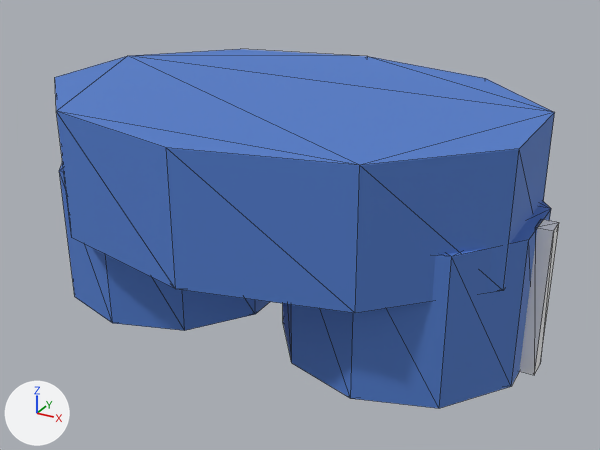
A saved change to the glTF model assets/models/character/cosmetics/pants_pe_shorts.glb.
Both versions are drawn from a 50 mm camera at (0.376, -0.656, 0.818) aimed at (0.016, -0.003, 0.492). The lights are fixed; the arrows at lower left show +X, +Y and +Z. The older version comes first. Mesh edges are drawn as thin lines. Vertices at exactly the same position are counted once.

In view in the first picture: 'LegL', 'LegR', 'Torso'.
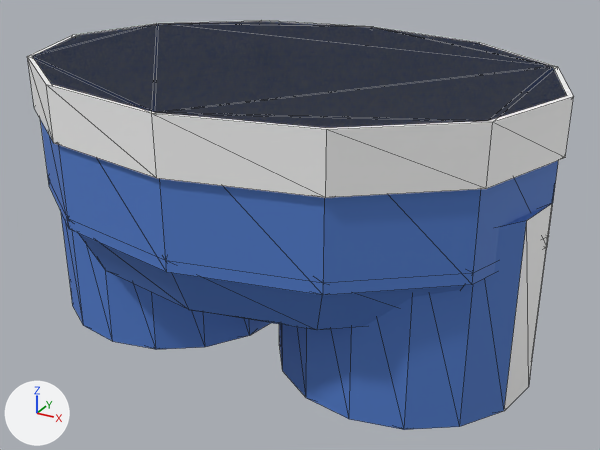
Boxes (x1, y1, x2, y2) around the edits, measured in the pictures (600 x 450 px):
'Torso', reshaped (9% wider, 17% taller): before (55, 49, 555, 313); after (27, 21, 573, 330)
'LegR', reshaped (10% taller): before (283, 201, 559, 408); after (279, 203, 553, 430)
'LegL', reshaped: before (59, 163, 270, 331); after (61, 213, 270, 349)
part 3 of me_legr, rebuilt (10% taller): before (283, 201, 551, 408); after (279, 203, 553, 430)
part 4 of me_legr, deleted: before (520, 219, 559, 375)

The change in detail:
me_torso is used by ob_torso; location (0.0, 0.0, 0.55).
me_torso had 20 vertices, 36 faces and spanned x -0.233..0.233, y -0.181..0.181, z -0.05..0.07.
me_torso now has 110 vertices, 208 faces and spans x -0.257..0.257, y -0.195..0.195, z -0.133..0.1.
me_torso part 1: 20 vertices removed from x -0.233..0.233, y -0.181..0.181, z -0.05..0.07; 110 vertices added at x -0.257..0.257, y -0.195..0.195, z -0.133..0.1.
me_torso gains material mat_stripewhite (white #f9f9f9).
me_legl is used by ob_legl; location (-0.13, 0.0, 0.55).
me_legl had 28 vertices, 48 faces and spanned x -0.127..0.114, y -0.12..0.12, z -0.15..-0.01.
me_legl now has 32 vertices, 60 faces and spans x -0.122..0.122, y -0.122..0.122, z -0.17..0.01.
me_legl part 2: the loose piece of 20 vertices spanning x -0.114..0.114, y -0.12..0.12, z -0.15..-0.01 is rebuilt with 32 vertices and now spans x -0.122..0.122, y -0.122..0.122, z -0.17..0.01.
Other edits to the shape of me_legl do not show in these pictures.
me_legr is used by ob_legr; location (0.13, 0.0, 0.55).
me_legr had 28 vertices, 48 faces and spanned x -0.114..0.127, y -0.12..0.12, z -0.15..-0.01.
me_legr now has 32 vertices, 60 faces and spans x -0.122..0.122, y -0.122..0.122, z -0.17..0.01.
me_legr part 3: the loose piece of 20 vertices spanning x -0.114..0.114, y -0.12..0.12, z -0.15..-0.01 is rebuilt with 32 vertices and now spans x -0.122..0.122, y -0.122..0.122, z -0.17..0.01.
me_legr part 4: the loose piece of 8 vertices spanning x 0.113..0.127, y -0.01..0.01, z -0.15..-0.01 is deleted.
